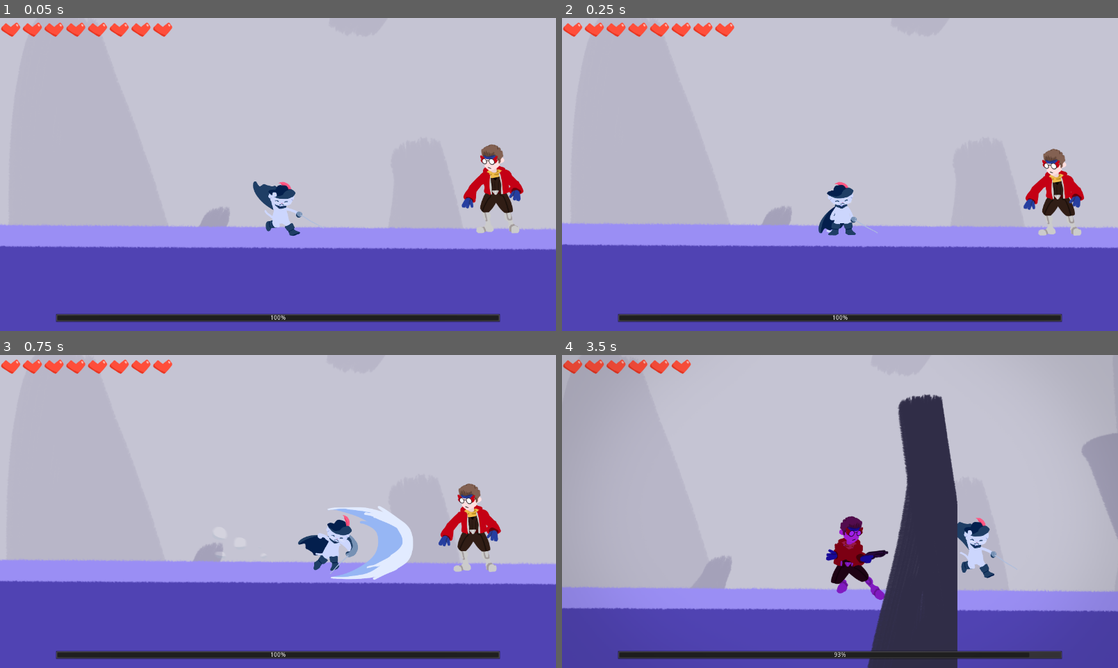
Above: before the commit, frames 1-4 (two rows, left to right).
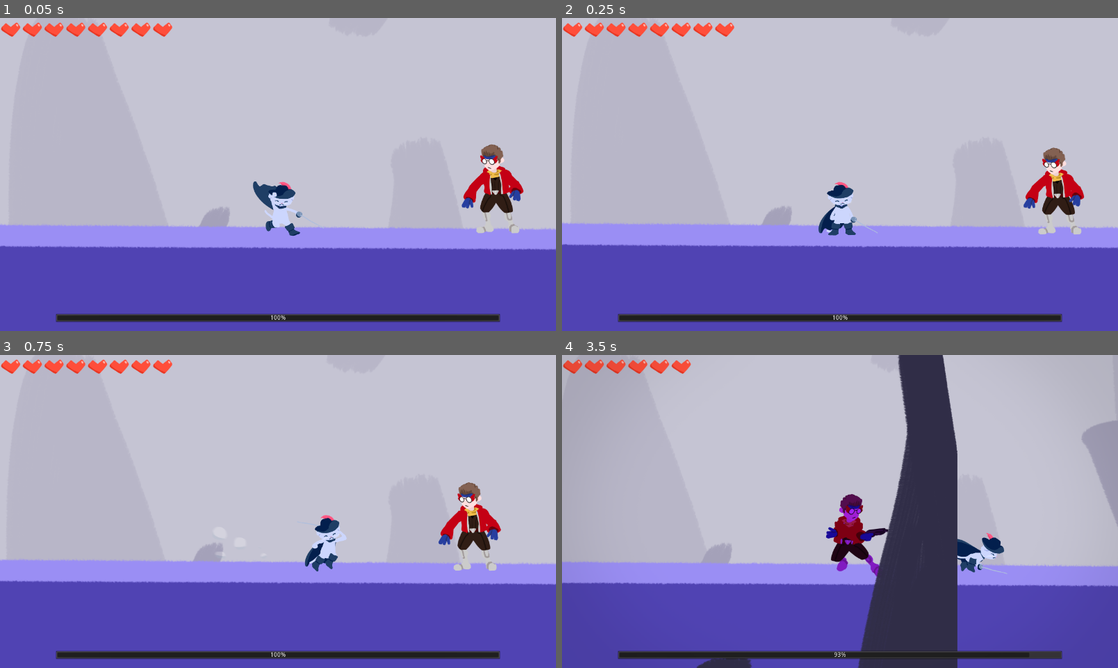
Above: after the commit, the same moments.

Repository: cyu2019/coots-game-proj
Game: Godot game, scene res://levels/test_nick.tscn
Two runs of this game, one before a commit and one after it. Both use one fixed random seed, a clock stepped at 60 frames per second and the inputs below. This scene is started directly instead of the project's main scene. The engine's default icon, where the game draws it, is replaced by a stand-in: a white triangle on a blue panel in a dark square.
Inputs:
- Up to frame 1 (0.05 s): no input
- Up to frame 2 (0.25 s): no input
- Up to frame 3 (0.75 s): hold Right (move_right) from 0.53 s (still down); tap K (attack) at 0.6 s
- Up to frame 4 (3.5 s): tap Space (jump) at 0.77, 1.52, 3.02 s; tap K (attack) at 1.35, 2.3, 2.85 s; release Right (move_right) at 2.03 s; hold A (move_left) 2.03-2.78 s; tap Shift (dash) at 2.1 s; hold Right (move_right) from 2.78 s (still down)

Frame 1 is identical in both runs. In frame 2, 0.4% of the frame differs, in the area x 83-94%, y 41-70%; in frame 3, 2.9%; in frame 4, 18%, in the area x 0-100%, y 0-100%.

Commit message:
change hurtbox for nick

Diff:
--- a/aiden/aiden.gd
+++ b/aiden/aiden.gd
@@ -74,7 +74,7 @@
 	$CollisionShape2D.queue_free()
 	state = GAME_STATE.DEAD
 	Engine.time_scale = 1.0
-	Globals.camera.global_position = global_position
+	Globals.camera.globadddddddddddddddddl_position = global_position
 	get_tree().paused = true
 	if is_instance_valid(teleport_indicator):
 		teleport_indicator.queue_free()
--- a/aiden/aiden.tscn
+++ b/aiden/aiden.tscn
@@ -34,6 +34,16 @@
 "name": "idle",
 "speed": 10.0
 }, {
+"frames": [ ExtResource( 18 ), ExtResource( 22 ), ExtResource( 17 ), ExtResource( 19 ) ],
+"loop": true,
+"name": "needle_charge",
+"speed": 10.0
+}, {
+"frames": [ ExtResource( 23 ), ExtResource( 10 ), ExtResource( 11 ), ExtResource( 15 ) ],
+"loop": true,
+"name": "needle_charge_air",
+"speed": 10.0
+}, {
 "frames": [ ExtResource( 20 ), ExtResource( 16 ), ExtResource( 12 ), ExtResource( 21 ) ],
 "loop": false,
 "name": "needle_throw",
@@ -44,19 +54,9 @@
 "name": "needle_throw_air",
 "speed": 10.0
 }, {
-"frames": [ ExtResource( 23 ), ExtResource( 10 ), ExtResource( 11 ), ExtResource( 15 ) ],
-"loop": true,
-"name": "needle_charge_air",
-"speed": 10.0
-}, {
 "frames": [ ExtResource( 2 ), ExtResource( 8 ), ExtResource( 7 ), ExtResource( 5 ), ExtResource( 4 ) ],
 "loop": false,
 "name": "poof",
-"speed": 10.0
-}, {
-"frames": [ ExtResource( 18 ), ExtResource( 22 ), ExtResource( 17 ), ExtResource( 19 ) ],
-"loop": true,
-"name": "needle_charge",
 "speed": 10.0
 } ]
 
--- a/nick/laser.tscn
+++ b/nick/laser.tscn
@@ -4,6 +4,7 @@
 [ext_resource path="res://nick/sprites/laser.png" type="Texture" id=2]
 
 [sub_resource type="RectangleShape2D" id=1]
+extents = Vector2( 7.93333, 6.5 )
 
 [node name="Laser" type="Area2D"]
 rotation = -6.28319
@@ -13,8 +14,7 @@
 script = ExtResource( 1 )
 
 [node name="CollisionShape2D" type="CollisionShape2D" parent="."]
-position = Vector2( 1.5, -0.000247538 )
-scale = Vector2( 5, 2 )
+scale = Vector2( 6, 2 )
 shape = SubResource( 1 )
 
 [node name="Sprite" type="Sprite" parent="."]
--- a/nick/nick.gd
+++ b/nick/nick.gd
@@ -22,6 +22,10 @@
 const MAX_HEALTH = 30
 const shake_amount = 10
 var base_color = Color.white
+
+# collision box
+# position: 3, 0
+# scale: 7, 10
 
 # ========================
 export(PackedScene) var LASER = preload("res://nick/laser.tscn")
@@ -51,6 +55,8 @@
 
 # called on node beginning
 func _ready():
+	$CollisionShape2D.position = Vector2(3,0)
+	$CollisionShape2D.scale = Vector2(7,10)
 	Globals.enemy1 = self
 	velocity = Vector2.ZERO
 
@@ -112,6 +118,8 @@
 
 	if state == GAME_STATE.IDLE:
 		face_player()
+		$CollisionShape2D.position = Vector2(3,0)
+		$CollisionShape2D.scale = Vector2(7,10)
 		$AnimatedSprite.play("idle")
 		process_movement_gravity(delta)
 	elif state == GAME_STATE.SIDEB:
@@ -129,6 +137,7 @@
 		# starts in the air and goes to ground
 		if $FloorCast.is_colliding() and target_position.y < -100:
 			$AnimatedSprite.rotation = 0
+			$CollisionShape2D.rotation = 0
 			velocity.x = 0
 			state = GAME_STATE.LAND
 			Globals.camera.shake(400,0.3)
@@ -139,6 +148,7 @@
 				state = GAME_STATE.LAND
 		elif dist_travelled >= MAX_DIST:
 			$AnimatedSprite.rotation = 0
+			$CollisionShape2D.rotation = 0
 			velocity.x = 0
 			if burst_counter > 0:
 				burst_counter -= 1
@@ -193,11 +203,15 @@
 
 # state transition functions
 func begin_laser():
+	$CollisionShape2D.position = Vector2(3,0)
+	$CollisionShape2D.scale = Vector2(6,9)
 	num_lasers = 0
 	state = GAME_STATE.LASER_WINDUP
 	$WindupTimer.start()
 
 func begin_sideb():
+	$CollisionShape2D.position = Vector2(3,25)
+	$CollisionShape2D.scale = Vector2(8,7)
 	state = GAME_STATE.SIDEB
 	face_player()
 	var dir_to_player = Vector2(-1 if $AnimatedSprite.flip_h else 1, 0)
@@ -209,6 +223,8 @@
 	$WindupTimer.start()
 
 func begin_upb():
+	$CollisionShape2D.position = Vector2(3,0)
+	$CollisionShape2D.scale = Vector2(6,10)
 	state = GAME_STATE.UPB_CHARGE
 	face_player()
 	dist_travelled = 0
@@ -231,11 +247,14 @@
 
 func _on_WindupTimer_timeout():
 	if state == GAME_STATE.UPB_CHARGE:
+		$CollisionShape2D.position = Vector2(-15,0)
+		$CollisionShape2D.scale = Vector2(5,10)
 		var upb_dir = (Globals.player.global_position - global_position).normalized()
 		velocity = upb_dir * UPB_SPEED
 		if velocity.length() == 0:
 			velocity = Vector2.RIGHT * UPB_SPEED
 		$AnimatedSprite.rotation = velocity.angle() + PI/2
+		$CollisionShape2D.rotation = velocity.angle() + PI/2
 		Globals.camera.shake(400,0.3)
 		state = GAME_STATE.UPB
 	elif state == GAME_STATE.LASER_WINDUP:
--- a/nick/nick.tscn
+++ b/nick/nick.tscn
@@ -35,7 +35,7 @@
 "speed": 10.0
 }, {
 "frames": [ ExtResource( 3 ) ],
-"loop": true,
+"loop": false,
 "name": "laser_windup",
 "speed": 5.0
 }, {
@@ -100,11 +100,12 @@
 [node name="AnimatedSprite" type="AnimatedSprite" parent="."]
 scale = Vector2( 0.503495, 0.485587 )
 frames = SubResource( 1 )
-animation = "laser_windup"
+animation = "idle"
 playing = true
 
 [node name="CollisionShape2D" type="CollisionShape2D" parent="."]
-scale = Vector2( 5, 9 )
+position = Vector2( 3, 0 )
+scale = Vector2( 7, 10 )
 shape = SubResource( 2 )
 
 [node name="ActionTimer" type="Timer" parent="."]
--- a/player/player.tscn
+++ b/player/player.tscn
@@ -38,44 +38,44 @@
 
 [sub_resource type="SpriteFrames" id=1]
 animations = [ {
-"frames": [ ExtResource( 5 ), ExtResource( 6 ), ExtResource( 4 ), ExtResource( 7 ), ExtResource( 8 ), ExtResource( 9 ), ExtResource( 11 ), ExtResource( 19 ) ],
-"loop": true,
-"name": "idle",
-"speed": 10.0
+"frames": [ ExtResource( 25 ), ExtResource( 26 ), ExtResource( 1 ), ExtResource( 24 ) ],
+"loop": false,
+"name": "attack",
+"speed": 15.0
 }, {
 "frames": [ ExtResource( 33 ), ExtResource( 34 ), ExtResource( 31 ), ExtResource( 32 ) ],
 "loop": false,
 "name": "attack_down",
-"speed": 18.0
+"speed": 15.0
+}, {
+"frames": [ ExtResource( 29 ), ExtResource( 28 ), ExtResource( 30 ), ExtResource( 27 ) ],
+"loop": false,
+"name": "attack_up",
+"speed": 15.0
 }, {
 "frames": [ ExtResource( 15 ) ],
 "loop": true,
 "name": "dash",
 "speed": 5.0
 }, {
-"frames": [ ExtResource( 25 ), ExtResource( 26 ), ExtResource( 1 ), ExtResource( 24 ) ],
-"loop": false,
-"name": "attack",
-"speed": 18.0
-}, {
-"frames": [ ExtResource( 15 ), ExtResource( 18 ), ExtResource( 22 ), ExtResource( 10 ), ExtResource( 14 ), ExtResource( 23 ) ],
+"frames": [ ExtResource( 12 ), ExtResource( 20 ), ExtResource( 13 ) ],
 "loop": true,
-"name": "run",
+"name": "fall",
 "speed": 10.0
 }, {
-"frames": [ ExtResource( 29 ), ExtResource( 28 ), ExtResource( 30 ), ExtResource( 27 ) ],
-"loop": false,
-"name": "attack_up",
-"speed": 18.0
+"frames": [ ExtResource( 5 ), ExtResource( 6 ), ExtResource( 4 ), ExtResource( 7 ), ExtResource( 8 ), ExtResource( 9 ), ExtResource( 11 ), ExtResource( 19 ) ],
+"loop": true,
+"name": "idle",
+"speed": 10.0
 }, {
 "frames": [ ExtResource( 21 ), ExtResource( 16 ), ExtResource( 17 ) ],
 "loop": true,
 "name": "jump",
 "speed": 10.0
 }, {
-"frames": [ ExtResource( 12 ), ExtResource( 20 ), ExtResource( 13 ) ],
+"frames": [ ExtResource( 15 ), ExtResource( 18 ), ExtResource( 22 ), ExtResource( 10 ), ExtResource( 14 ), ExtResource( 23 ) ],
 "loop": true,
-"name": "fall",
+"name": "run",
 "speed": 10.0
 } ]
 
@@ -89,7 +89,7 @@
 scale = Vector2( 0.3, 0.3 )
 frames = SubResource( 1 )
 animation = "idle"
-frame = 7
+frame = 3
 playing = true
 offset = Vector2( 0, -250 )
 
@@ -140,7 +140,6 @@
 [node name="HurtSound" type="AudioStreamPlayer2D" parent="."]
 pause_mode = 2
 stream = ExtResource( 35 )
-bus = "NonEffectSFX"
 
 [connection signal="animation_finished" from="AnimatedSprite" to="." method="_on_AnimatedSprite_animation_finished"]
 [connection signal="timeout" from="InvincibilityTimer" to="." method="_on_InvincibilityTimer_timeout"]
--- a/slime/slime.tscn
+++ b/slime/slime.tscn
@@ -31,6 +31,16 @@
 
 [sub_resource type="SpriteFrames" id=1]
 animations = [ {
+"frames": [ ExtResource( 15 ), ExtResource( 16 ) ],
+"loop": false,
+"name": "air_kick",
+"speed": 10.0
+}, {
+"frames": [ ExtResource( 23 ), ExtResource( 25 ), ExtResource( 24 ) ],
+"loop": false,
+"name": "air_kick_windup",
+"speed": 10.0
+}, {
 "frames": [ ExtResource( 2 ), ExtResource( 8 ), ExtResource( 13 ), ExtResource( 11 ) ],
 "loop": true,
 "name": "idle",
@@ -41,14 +51,9 @@
 "name": "jump",
 "speed": 10.0
 }, {
-"frames": [ ExtResource( 23 ), ExtResource( 25 ), ExtResource( 24 ) ],
+"frames": [ ExtResource( 6 ), ExtResource( 14 ) ],
 "loop": false,
-"name": "air_kick_windup",
-"speed": 10.0
-}, {
-"frames": [ ExtResource( 10 ), ExtResource( 1 ) ],
-"loop": false,
-"name": "stomp_windup",
+"name": "kick",
 "speed": 10.0
 }, {
 "frames": [ ExtResource( 3 ), ExtResource( 5 ), ExtResource( 4 ) ],
@@ -56,14 +61,9 @@
 "name": "kick_windup",
 "speed": 10.0
 }, {
-"frames": [ ExtResource( 6 ), ExtResource( 14 ) ],
+"frames": [ ExtResource( 19 ), ExtResource( 17 ), ExtResource( 22 ), ExtResource( 21 ) ],
 "loop": false,
-"name": "kick",
-"speed": 10.0
-}, {
-"frames": [ ExtResource( 15 ), ExtResource( 16 ) ],
-"loop": false,
-"name": "air_kick",
+"name": "land",
 "speed": 10.0
 }, {
 "frames": [ ExtResource( 26 ), ExtResource( 18 ), ExtResource( 20 ) ],
@@ -71,9 +71,9 @@
 "name": "stomp",
 "speed": 10.0
 }, {
-"frames": [ ExtResource( 19 ), ExtResource( 17 ), ExtResource( 22 ), ExtResource( 21 ) ],
+"frames": [ ExtResource( 10 ), ExtResource( 1 ) ],
 "loop": false,
-"name": "land",
+"name": "stomp_windup",
 "speed": 10.0
 } ]
 
@@ -123,11 +123,11 @@
 scale = Vector2( 0.5, 0.5 )
 frames = SubResource( 1 )
 animation = "idle"
-frame = 2
+frame = 1
 playing = true
 
 [node name="CollisionShape2D" type="CollisionShape2D" parent="."]
-scale = Vector2( 5, 9 )
+scale = Vector2( 6, 10 )
 shape = SubResource( 2 )
 
 [node name="ActionTimer" type="Timer" parent="."]
Not shown: 2 places in slime/slime.tscn that only renumber resources
